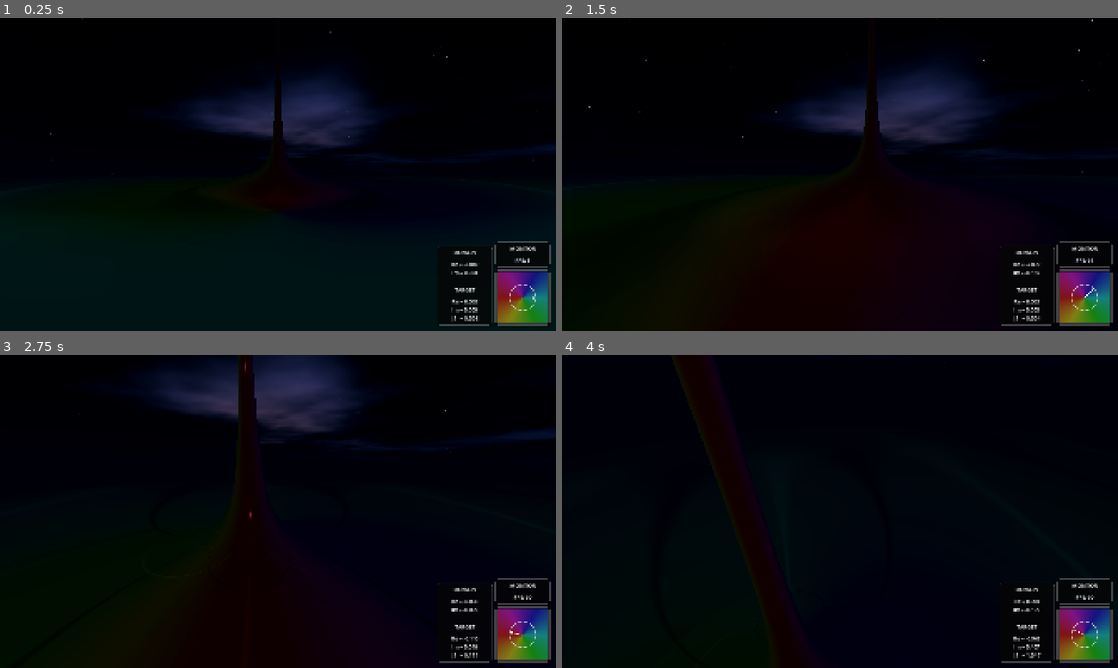
Above: before the commit, frames 1-4 (two rows, left to right).
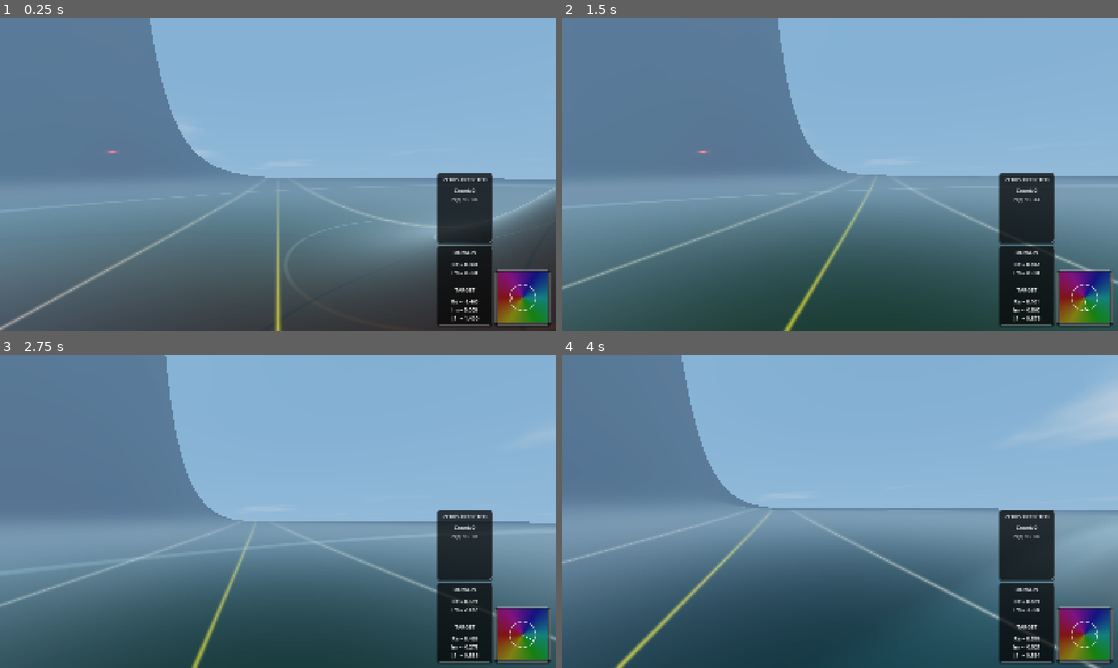
Above: after the commit, the same moments.

Repository: allanino/complex-functions-explorer
Game: Godot game, scene res://core/main.tscn
Same seed, same stepped clock (60 frames per second), same inputs: the game is played once before the commit and once after it.
Inputs (mouse positions are in pixels of both pictures, inside the frame that each line leads up to):
- Up to frame 1 (0.25 s): no input
- Up to frame 2 (1.5 s): tap Enter at 0.5 s; move the mouse to (867, 174) at 0.52 s; hold W (move_forward) from 0.53 s (still down); tap G at 0.6 s; click (867, 174) at 0.67 s; tap Space at 0.77 s; move the mouse to (812, 174) at 1.27 s; tap N at 1.35 s
- Up to frame 3 (2.75 s): keep holding W (move_forward); tap Space at 1.52 s; move the mouse to (289, 505) at 2.02 s; tap C at 2.1 s
- Up to frame 4 (4 s): keep holding W (move_forward); move the mouse to (834, 517) at 2.77 s; tap Z at 2.85 s; click (834, 517) at 2.92 s; tap Space at 3.02, 3.77 s; move the mouse to (878, 514) at 3.52 s; tap R at 3.6 s

The runs differ from the first frame. In frame 1, 96% of the frame differs, in the area x 0-100%, y 0-100%; in frame 2, 97%; in frame 3, 97%; in frame 4, 97%.

Commit message:
Implement player height pushback limit

Diff:
--- a/core/main.tscn
+++ b/core/main.tscn
@@ -1,4 +1,4 @@
-[gd_scene format=3]
+[gd_scene format=3 uid="uid://dcln0tm8dlsmq"]
 
 [ext_resource type="PackedScene" path="res://environment/environment.tscn" id="1_sky"]
 [ext_resource type="PackedScene" path="res://player/player.tscn" id="2_player"]
@@ -12,6 +12,7 @@
 
 [node name="Player" parent="." unique_id=40729057 instance=ExtResource("2_player")]
 transform = Transform3D(1, 0, 0, 0, 1, 0, 0, 0, 1, 0, 5, 0)
+run_demo = false
 
 [node name="WorldManager" parent="." unique_id=765195964 node_paths=PackedStringArray("player") instance=ExtResource("5_terrain")]
 player = NodePath("../Player")
--- a/player/player_controller.gd
+++ b/player/player_controller.gd
@@ -7,6 +7,7 @@
 const DOUBLE_PRESS_TIME = 0.3
 # The critical line in the complex plane is at Re(s) = 0.5
 const CRITICAL_LINE_COMPLEX_X = 0.5
+const MAX_WORLD_HEIGHT = 1000.0
 
 enum AutoWalkState {NONE, MOVING_TO_LINE, WALKING, NEWTON_WALK}
 
@@ -649,6 +650,13 @@
 						last_detected_z = true_z
 
 	move_and_slide()
+
+	# Prevent player from probing heights higher/lower than MAX_WORLD_HEIGHT
+	var post_h = get_terrain_height(global_position.x, global_position.z)
+	if abs(post_h) >= MAX_WORLD_HEIGHT:
+		global_position.x = last_player_pos.x
+		global_position.z = last_player_pos.z
+		velocity = Vector3.ZERO
 
 
 func demo_actions():
